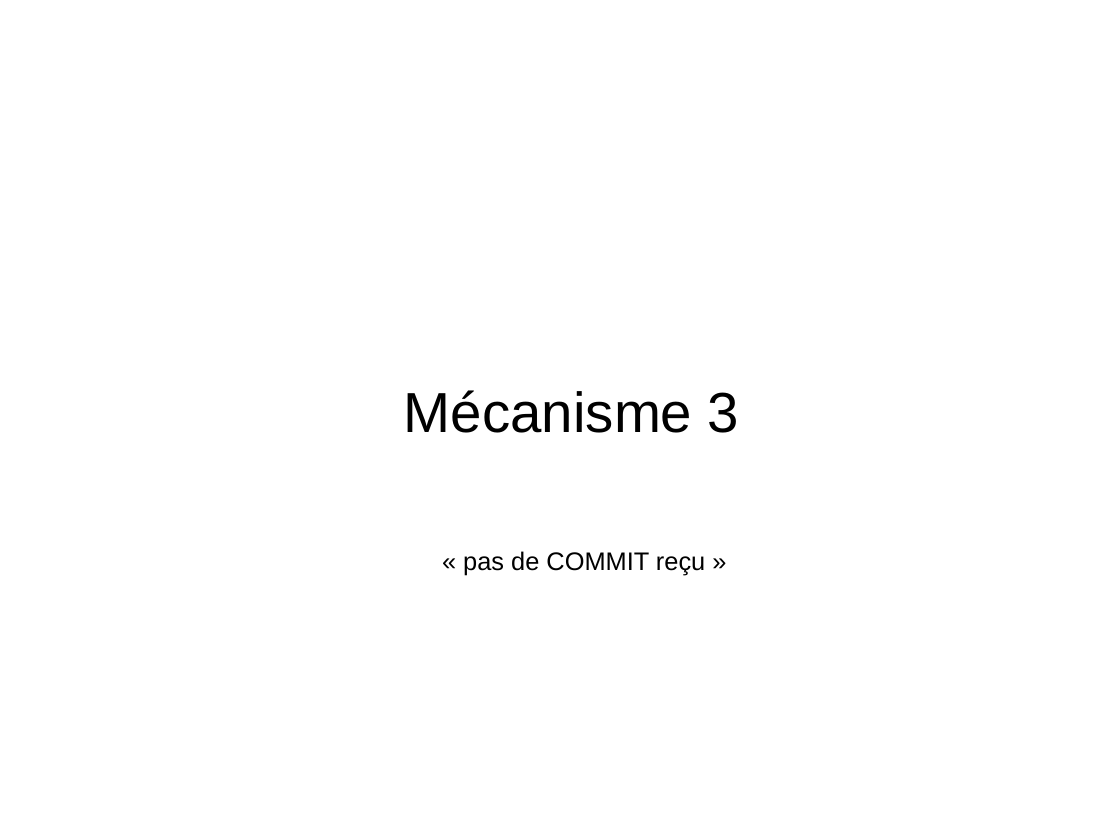
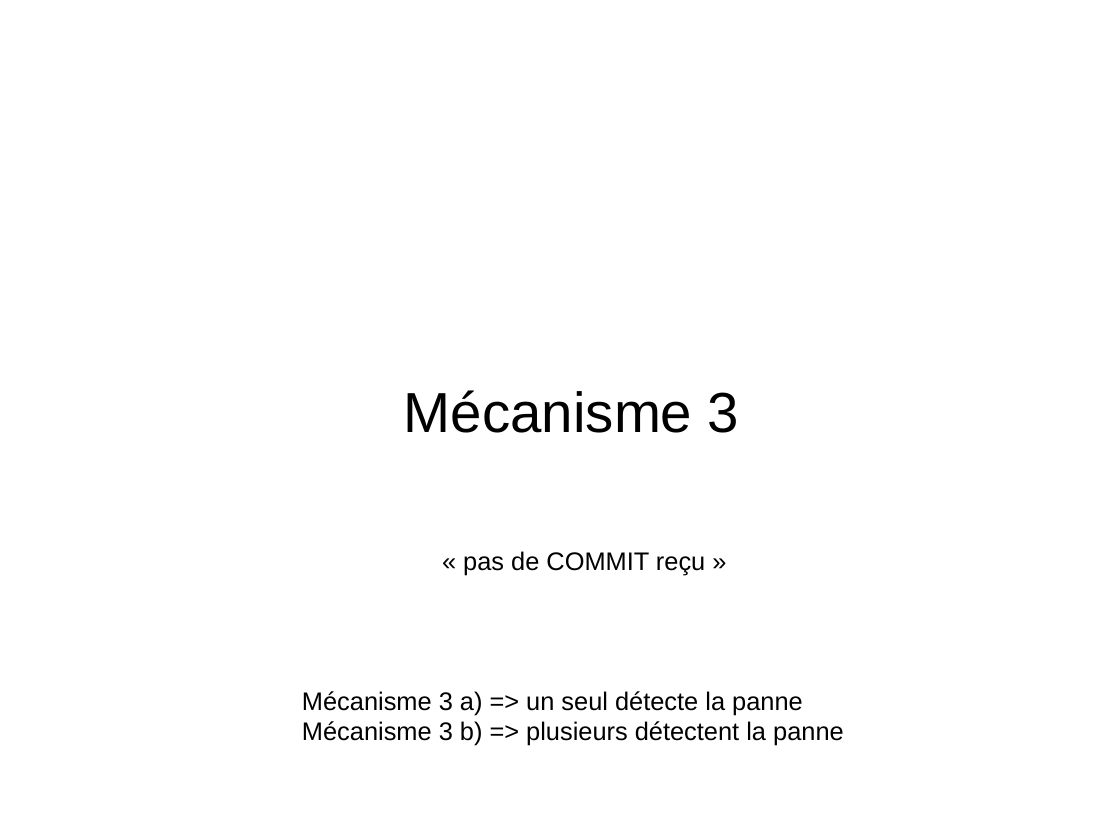
Before and after one commit to Mefteg/algo-distri, a slide deck: slide 6 of Mecanismes.odp. Drawn at 1120x840 pixels with LibreOffice and Linux fonts; fonts in the diff are those of the drawing. Boxes give left, top, right and bottom in pixels: in the first picture for what was removed or moved away, otherwise in the second. Text is boxed around its words. In the diff, an @@ line names an element or a change of style, - is before the commit and + after.

```diff
--- a/Mecanismes.odp
+++ b/Mecanismes.odp
@@ text added at [302, 691, 844, 746], 18 pt, text #000000 @@
+Mécanisme 3 a) => un seul détecte la panne
+Mécanisme 3 b) => plusieurs détectent la panne
```
Also in this commit, not shown: 2 other slides changed, 2 slides added.
